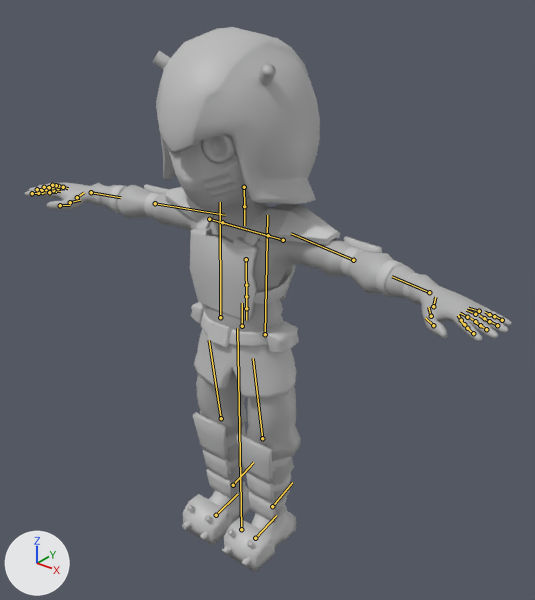
The FBX model GraduationGame unity/3DAssets/050_rig/policeRig/live/policeRig.fbx: old version first, new version second.
One viewpoint serves both versions: a camera (50 mm lens) standing at (1.5, -1.711, 2.12) and looking at (0.058, 0.093, 1.002). The lights are fixed; the arrows at lower left show +X, +Y and +Z. The bones that bend it are drawn over the model as lines.

The first picture shows 'Belt_geo', 'Body_geo', 'BreastPlate_geo', 'ElbowGuards_geo', 'Helmet_geo', 'ShinGuard_geo', 'ShirtButtom_geo', 'Shoulderpads_geo', 'Straps_geo', 'boots_geo'.
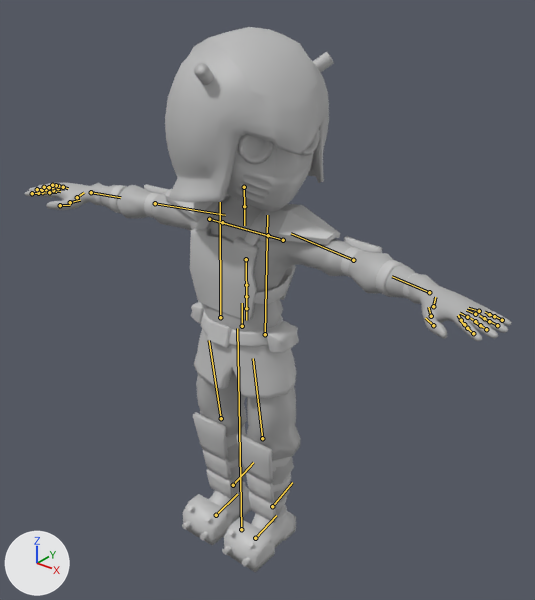
The newer file adds an action. The first version stands in its rest pose; the second is drawn at frame 24 of the action 'Take 001'.

Changed parts and their boxes [x1, y1, x2, y2] in the pictures (535 x 600 px):
```json
{"object": "Helmet_geo", "change": "posed", "before": [152, 27, 320, 211], "after": [165, 27, 334, 212]}
{"object": "Body_geo", "change": "posed", "before": [25, 183, 512, 516], "after": [25, 183, 512, 516]}
```

Edits to the scene script, one JSON object a line:
```json
{"block": "bone_neck", "where": "bone_neck = bpy.data.objects['jnt_grp'].pose.bones['Neck']  # child of 'Spine4'"}
{"op": "set", "path": "bone_neck.rotation_quaternion", "old": "(1.0, 0.0, 0.0, 0.0)", "new": "(0.814, 0.0, -0.581, 0.0)", "note": "degrees (0, 0, 0) -> degrees (0, -71, 0)"}
```
